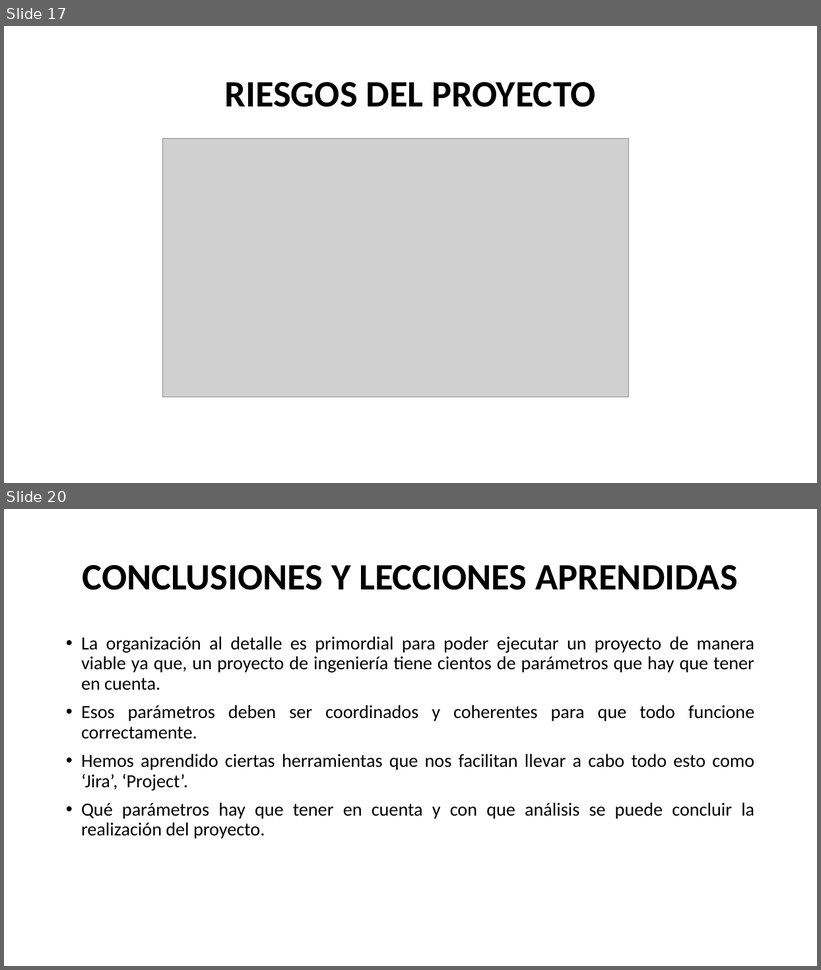
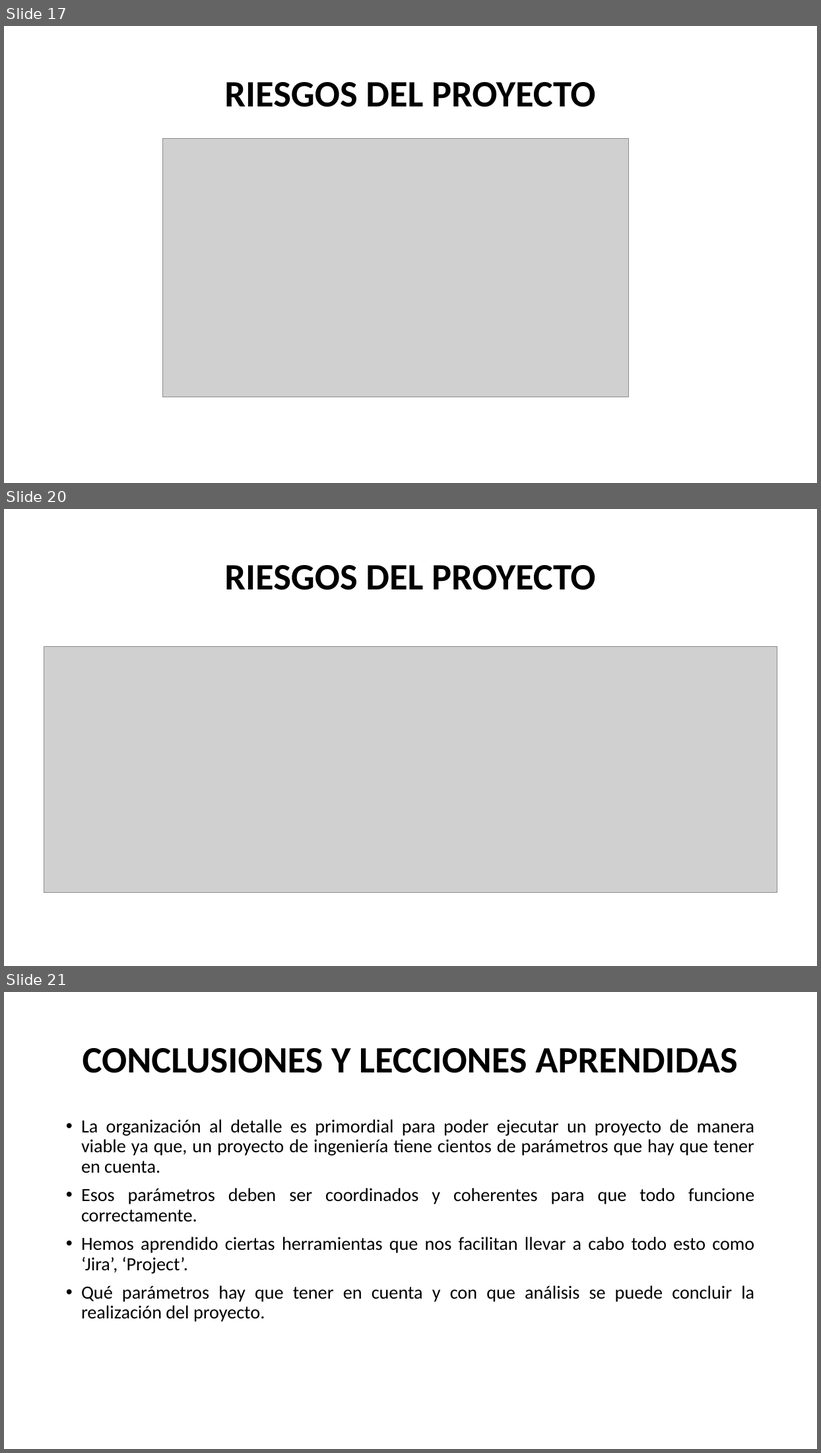
Before and after one commit to AlbertoGCID/XPED, a slide deck: CSMAG.pptx. Shown one above the other, each under a label of ours: slides 17 and 20 before the commit, slides 17, 20 and 21 after it; the slides between them are not shown. The pictures are 821x970 and 821x1453 pixels, drawn with LibreOffice and Linux fonts; fonts in the diff are those of the drawing; grey boxes stand for pictures. Boxes give left, top, right and bottom in pixels: in the first picture for what was removed or moved away, otherwise in the second. Text is boxed around its words. In the diff, an @@ line names an element or a change of style, - is before the commit and + after.

```diff
--- a/CSMAG.pptx
+++ b/CSMAG.pptx
@@ slide 20 added at <box>4,509,817,966</box>, background #FFFFFF @@
@@ title added at <box>224,565,596,590</box>, 44 pt, text #000000, bold @@
+RIESGOS DEL PROYECTO
@@ picture added at <box>44,646,778,893</box> @@
@@ what was slide 20 is now slide 21 @@
```
Also in this commit, not shown: 4 slides changed, 3 other files.
